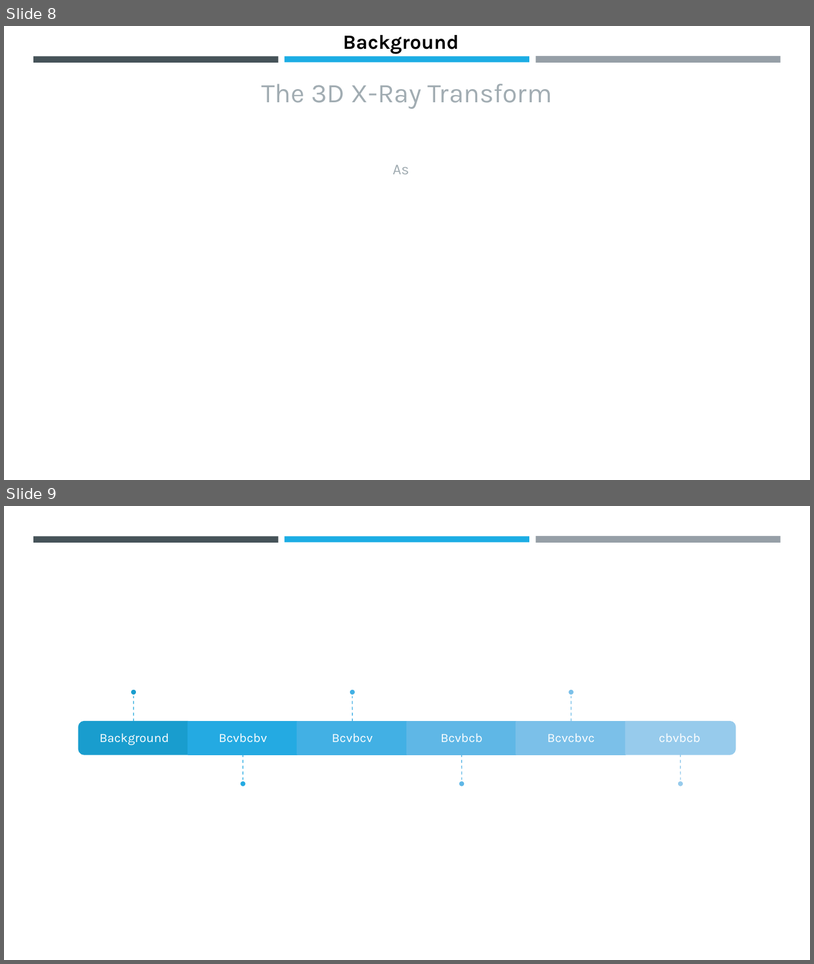
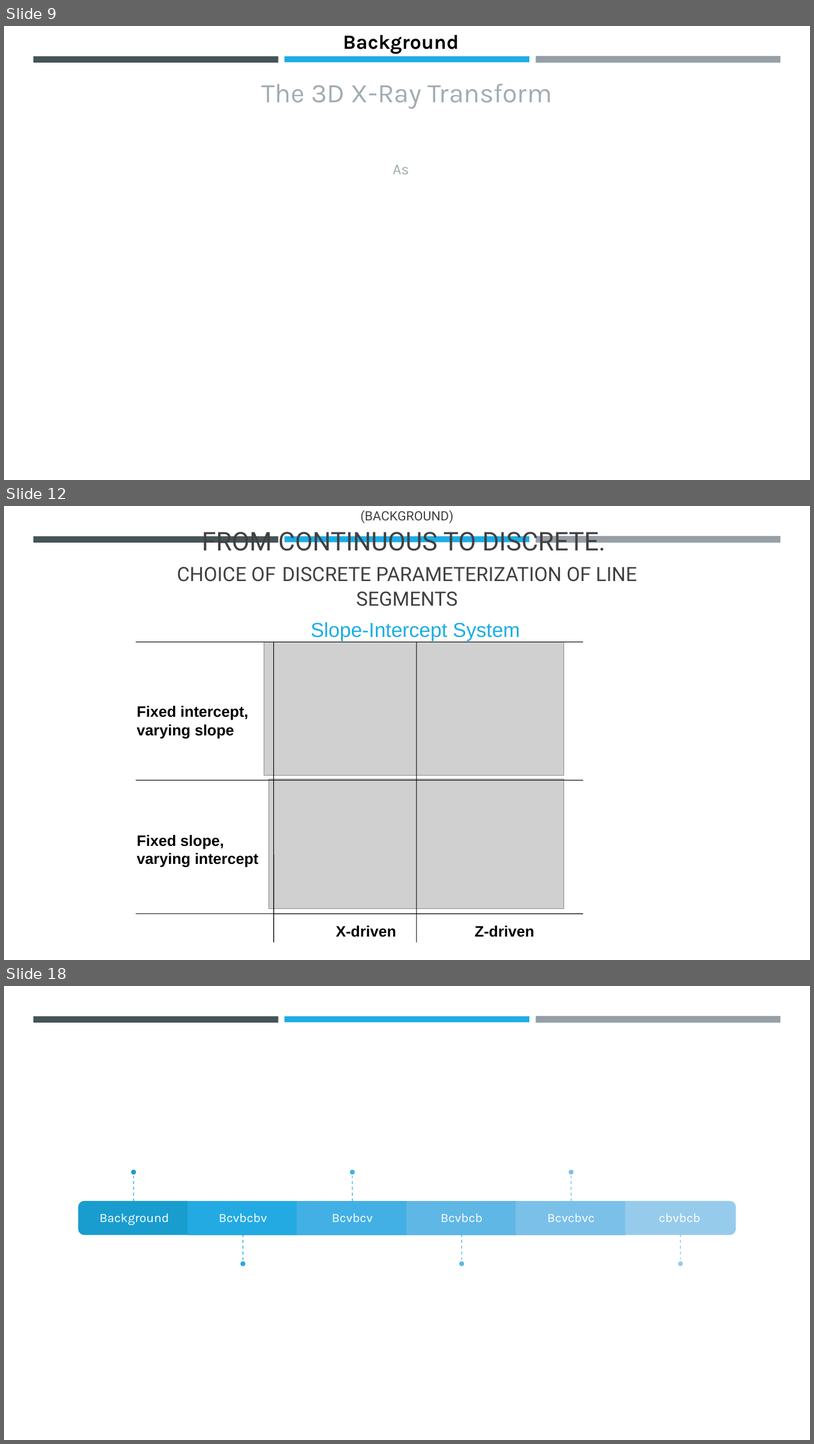
Before and after one commit to gvol11/MGA-MFD, a slide deck: Future Forward.pptx. Shown one above the other, each under a label of ours: slides 8 and 9 before the commit, slides 9, 12 and 18 after it; the slides between them are not shown. The pictures are 814x964 and 814x1444 pixels, drawn with LibreOffice and Linux fonts; fonts in the diff are those of the drawing; grey boxes stand for pictures. Boxes give left, top, right and bottom in pixels: in the first picture for what was removed or moved away, otherwise in the second. Text is boxed around its words. In the diff, an @@ line names an element or a change of style, - is before the commit and + after.

```diff
--- a/Future Forward.pptx
+++ b/Future Forward.pptx
@@ slide 12 added at (x1=4, y1=506, x2=810, y2=960), background #FFFFFF; not listed: 3 template elements that a slide beside it also shows @@
@@ title added at (x1=177, y1=532, x2=638, y2=606), 23.4 pt, text #404040 @@
+(BACKGROUND)
+FROM CONTINUOUS TO DISCRETE.
+CHOICE OF DISCRETE PARAMETERIZATION OF LINE SEGMENTS
@@ text added at (x1=311, y1=622, x2=520, y2=641), 24 pt, text #1CADE4 @@
+Slope-Intercept System
@@ line added from (136, 642) to (584, 642), #000000 0.75 pt @@
@@ picture added at (x1=264, y1=642, x2=564, y2=775) @@
@@ line added from (274, 642) to (274, 942), #000000 0.75 pt @@
@@ line added from (417, 642) to (417, 942), #000000 0.75 pt @@
@@ text added at (x1=137, y1=705, x2=248, y2=738), 18 pt, text #000000, bold @@
+Fixed intercept, varying slope
@@ line added from (136, 780) to (584, 780), #000000 0.75 pt @@
@@ picture added at (x1=269, y1=779, x2=564, y2=908) @@
@@ text added at (x1=137, y1=834, x2=258, y2=867), 18 pt, text #000000, bold @@
+Fixed slope, varying intercept
@@ line added from (136, 914) to (584, 914), #000000 0.75 pt @@
@@ text added at (x1=336, y1=925, x2=396, y2=937), 18 pt, text #000000, bold @@
+X-driven
@@ text added at (x1=475, y1=925, x2=534, y2=937), 18 pt, text #000000, bold @@
+Z-driven
@@ what was slide 8 is now slide 9 @@
@@ what was slide 9 is now slide 18 @@
```
Also in this commit, not shown: 2 slides changed, 20 other slides added.
